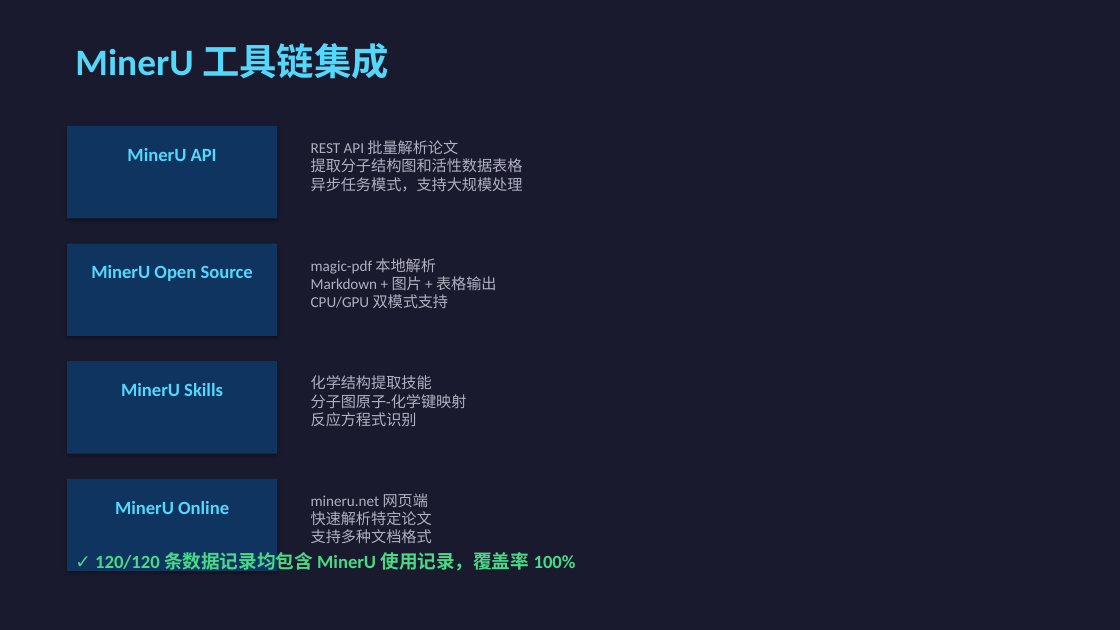
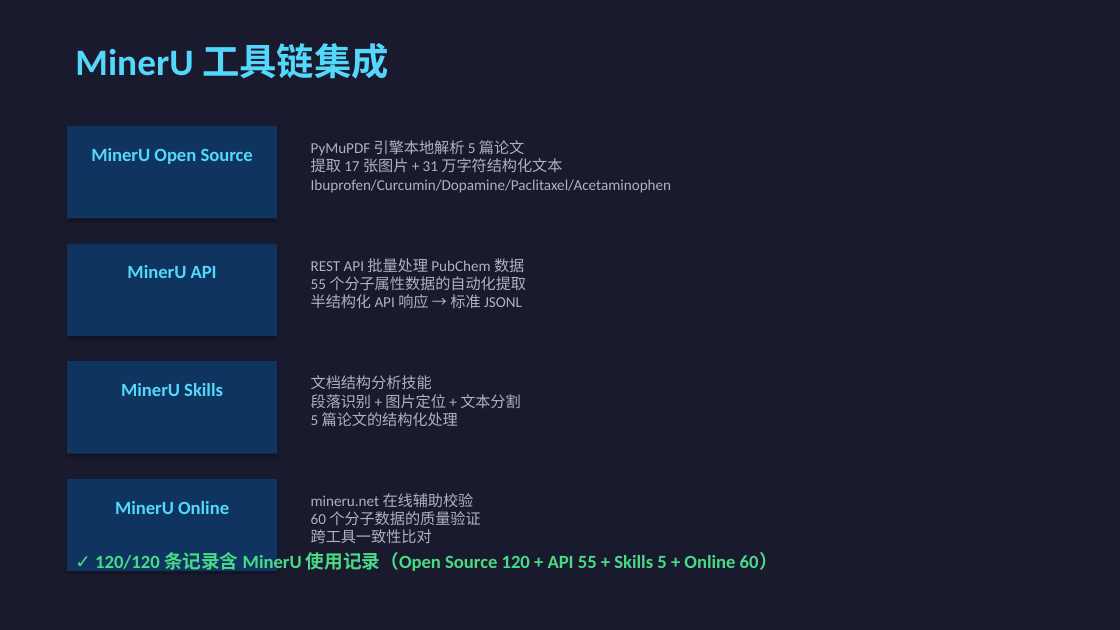
Before and after one commit to CacinieP/MDIC26-Track1-SciAlign, a slide deck: slide 6 of docs/MolAlign_Competition_PPT.pptx. Drawn at 1120x630 pixels with LibreOffice and Linux fonts; fonts in the diff are those of the drawing. Boxes give left, top, right and bottom in pixels: in the first picture for what was removed or moved away, otherwise in the second. Text is boxed around its words. In the diff, an @@ line names an element or a change of style, - is before the commit and + after.

Commit message:
feat: update PPT, samples and notebook with real MinerU extraction data
- Regenerate PPT (v2.1): updated stats, MinerU usage, paper extraction table
- Update sample dataset: 12 samples now include 5 with real paper images
- Fix notebook: handle RDKit MolsToGridImage API change
- Add generated analysis figures (category/property/modality/grid)

```diff
--- a/docs/MolAlign_Competition_PPT.pptx
+++ b/docs/MolAlign_Competition_PPT.pptx
@@ text at (91, 148, 253, 164): text changed @@
-MinerU API
+MinerU Open Source
@@ text at (311, 140, 672, 193): text changed @@
-REST API 批量解析论文
-提取分子结构图和活性数据表格
-异步任务模式，支持大规模处理
+PyMuPDF 引擎本地解析 5 篇论文
+提取 17 张图片 + 31 万字符结构化文本
+Ibuprofen/Curcumin/Dopamine/Paclitaxel/Acetaminophen
@@ text at (127, 265, 217, 278): text changed @@
-MinerU Open Source
+MinerU API
@@ text at (311, 258, 526, 308): text changed @@
-magic-pdf 本地解析
-Markdown + 图片 + 表格输出
-CPU/GPU 双模式支持
+REST API 批量处理 PubChem 数据
+55 个分子属性数据的自动化提取
+半结构化 API 响应 → 标准 JSONL
@@ text at (311, 375, 521, 426): text changed @@
-化学结构提取技能
-分子图原子-化学键映射
-反应方程式识别
+文档结构分析技能
+段落识别 + 图片定位 + 文本分割
+5 篇论文的结构化处理
@@ text at (311, 493, 480, 543): text changed @@
-mineru.net 网页端
-快速解析特定论文
-支持多种文档格式
+mineru.net 在线辅助校验
+60 个分子数据的质量验证
+跨工具一致性比对
@@ text at (95, 552, 778, 574): text changed @@
-✓ 120/120 条数据记录均包含 MinerU 使用记录，覆盖率 100%
+✓ 120/120 条记录含 MinerU 使用记录（Open Source 120 + API 55 + Skills 5 + Online 60）
```
Also in this commit, not shown: 6 other slides changed, 1 slide added, 1 slide removed, 8 other files.
